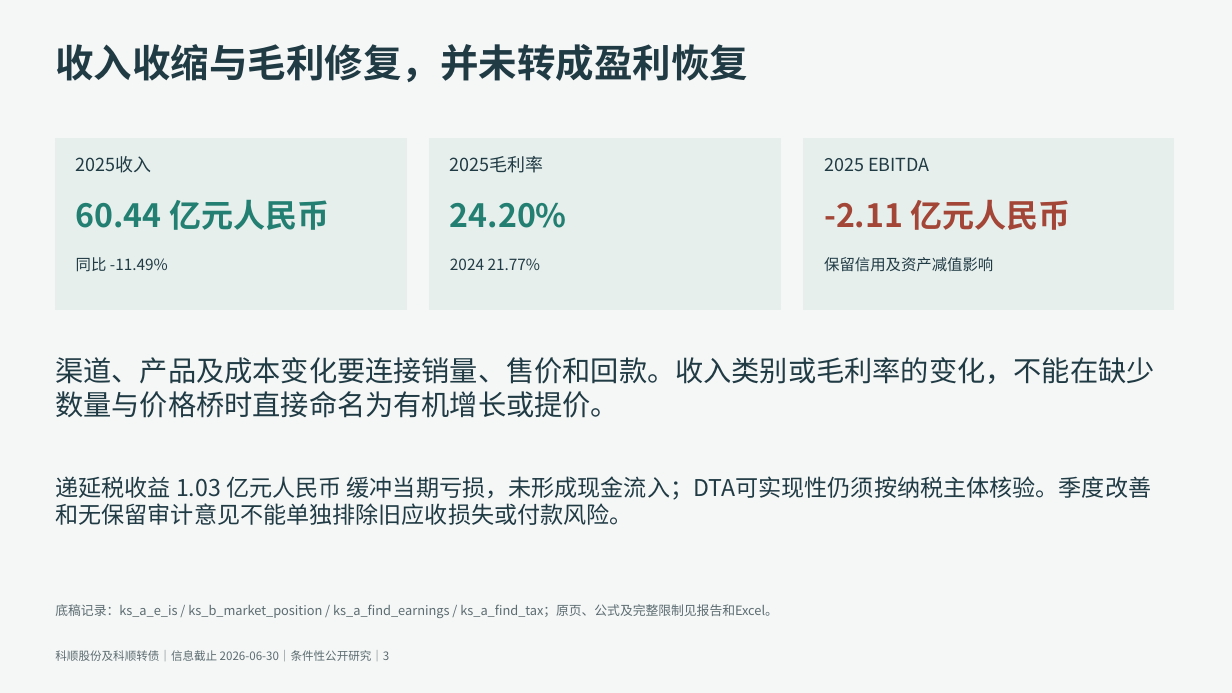
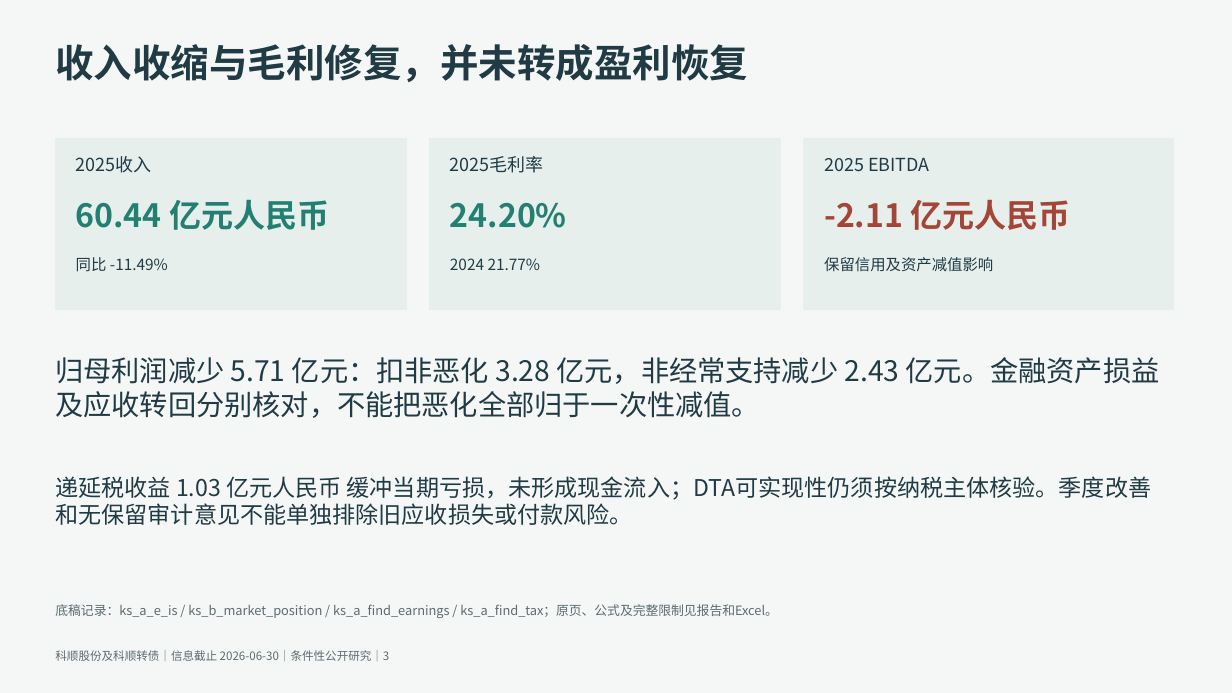
Before and after one commit to qingkongwanli0l/annual-report-analysis, a slide deck: slide 3 of examples/keshun-2025/deliverables/research-brief.pptx. Drawn at 1232x693 pixels with LibreOffice and Linux fonts; fonts in the diff are those of the drawing. Boxes give left, top, right and bottom in pixels: in the first picture for what was removed or moved away, otherwise in the second. Text is boxed around its words. In the diff, an @@ line names an element or a change of style, - is before the commit and + after.

```diff
--- a/examples/keshun-2025/deliverables/research-brief.pptx
+++ b/examples/keshun-2025/deliverables/research-brief.pptx
@@ text at (55,357,1160,418): text changed @@
-渠道、产品及成本变化要连接销量、售价和回款。收入类别或毛利率的变化，不能在缺少数量与价格桥时直接命名为有机增长或提价。
+归母利润减少 5.71 亿元：扣非恶化 3.28 亿元，非经常支持减少 2.43 亿元。金融资产损益及应收转回分别核对，不能把恶化全部归于一次性减值。
```
Also in this commit, not shown: 2 other slides changed, 6 other files.
